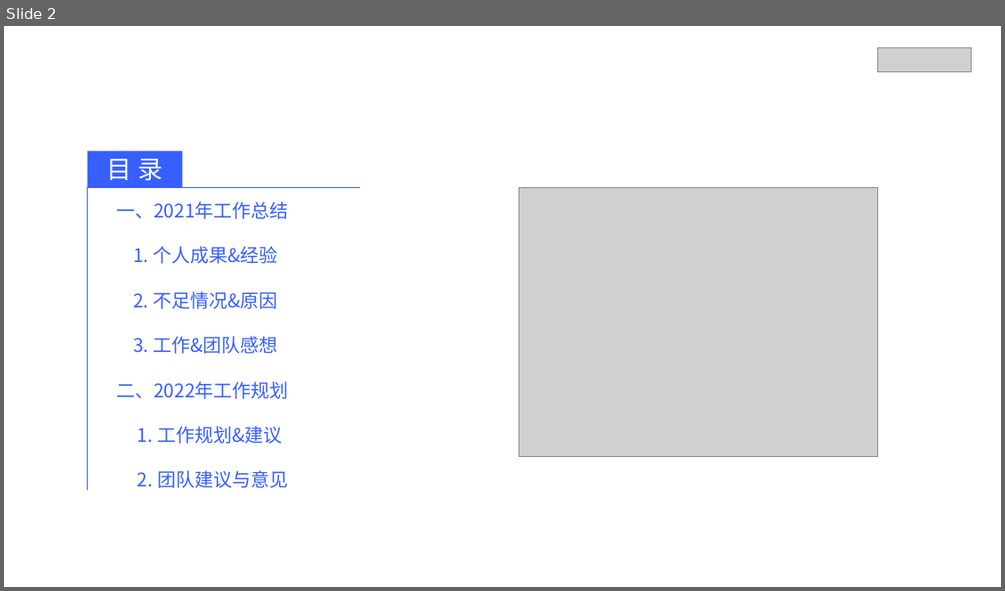
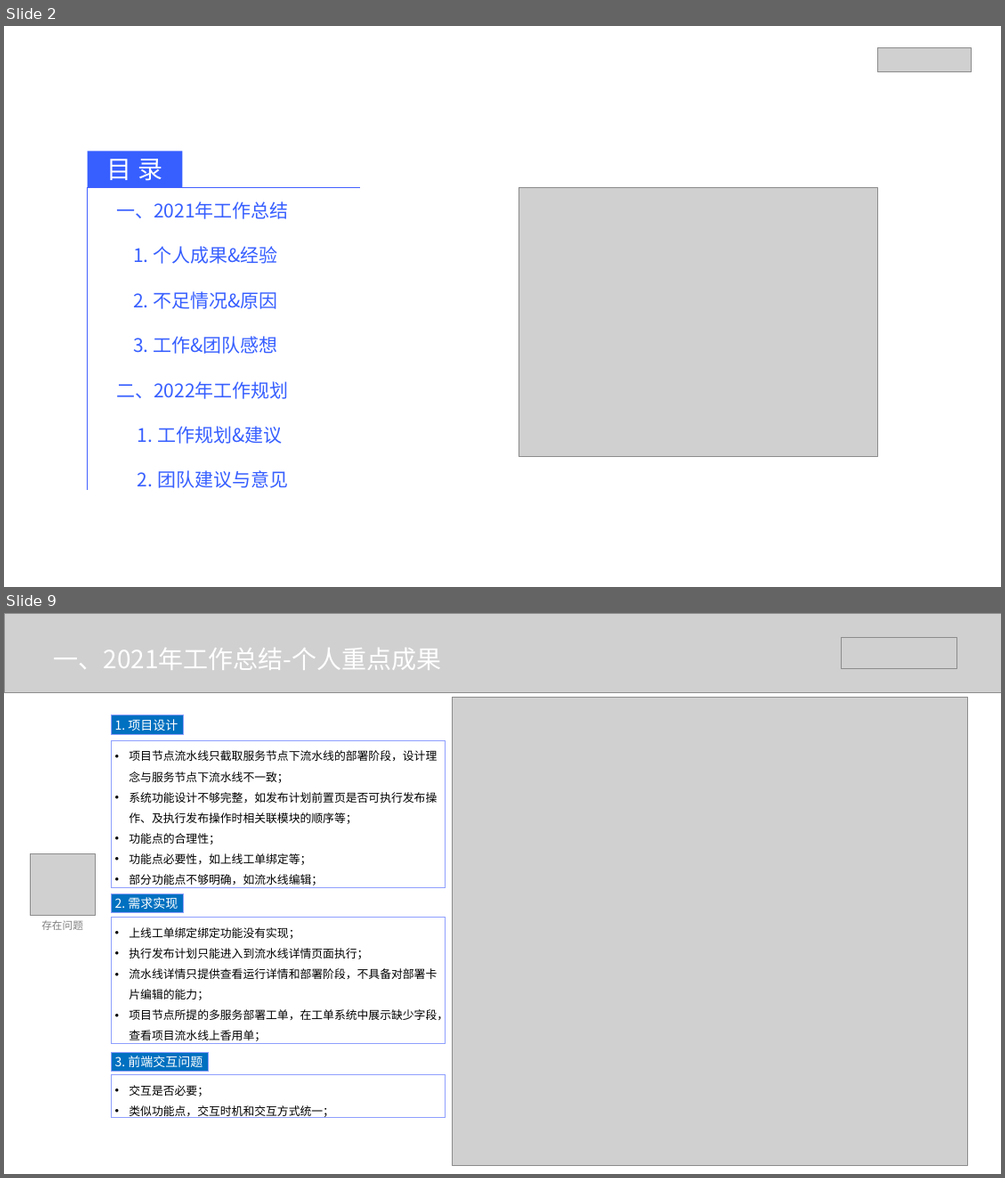
Before and after one commit to lvll-lll/get-get-climbing, a slide deck: doc/v/2021述职/互联网基础平台一部 2021年述职.pptx. Shown one above the other, each under a label of ours: slide 2 before the commit, slides 2 and 9 after it; the slides between them are not shown. The pictures are 1005x591 and 1005x1178 pixels, drawn with LibreOffice and Linux fonts; fonts in the diff are those of the drawing; grey boxes stand for pictures; background and template pictures are left out. Boxes give left, top, right and bottom in pixels: in the first picture for what was removed or moved away, otherwise in the second. Text is boxed around its words. In the diff, an @@ line names an element or a change of style, - is before the commit and + after.

```diff
--- a/doc/v/2021述职/互联网基础平台一部 2021年述职.pptx
+++ b/doc/v/2021述职/互联网基础平台一部 2021年述职.pptx
@@ slide 9 added at [4, 613, 1001, 1174], background #FFFFFF @@
@@ picture added at [4, 613, 1001, 692] @@
@@ picture added at [841, 638, 957, 668] @@
@@ text added at [54, 648, 442, 670], 48 pt, text #FFFFFF @@
+一、2021年工作总结-个人重点成果
@@ rectangle added at [112, 715, 184, 734], fill #0070C0, outline #8E9FFE 0.75 pt, 24 pt, text #FFFFFF @@
+1. 项目设计
@@ picture added at [453, 697, 968, 1165] @@
@@ rectangle added at [112, 740, 445, 887], outline #8E9FFE 0.75 pt, 22 pt, text #000000 @@
+• 项目节点流水线只截取服务节点下流水线的部署阶段，设计理念与服务节点下流水线不一致；
+• 系统功能设计不够完整，如发布计划前置页是否可执行发布操作、及执行发布操作时相关联模块的顺序等；
+• 功能点的合理性；
+• 功能点必要性，如上线工单绑定等；
+• 部分功能点不够明确，如流水线编辑；
@@ picture added at [30, 854, 96, 915] @@
@@ rectangle added at [112, 893, 184, 913], fill #0070C0, outline #8E9FFE 0.75 pt, 24 pt, text #FFFFFF @@
+2. 需求实现
@@ text added at [41, 920, 83, 930], 20 pt, text #7F7F7F @@
+存在问题
@@ rectangle added at [112, 917, 445, 1044], outline #8E9FFE 0.75 pt, 22 pt, text #000000 @@
+• 上线工单绑定绑定功能没有实现；
+• 执行发布计划只能进入到流水线详情页面执行；
+• 流水线详情只提供查看运行详情和部署阶段，不具备对部署卡片编辑的能力；
+• 项目节点所提的多服务部署工单，在工单系统中展示缺少字段，查看项目流水线上香用单；
@@ rectangle added at [112, 1052, 209, 1070], fill #0070C0, outline #8E9FFE 0.75 pt, 24 pt, text #FFFFFF @@
+3. 前端交互问题
@@ rectangle added at [112, 1075, 445, 1118], outline #8E9FFE 0.75 pt, 22 pt, text #000000 @@
+• 交互是否必要；
+• 类似功能点，交互时机和交互方式统一；
```
Also in this commit, not shown: 7 slides changed, 4 other slides added, 3 slides removed, 11 other files.
